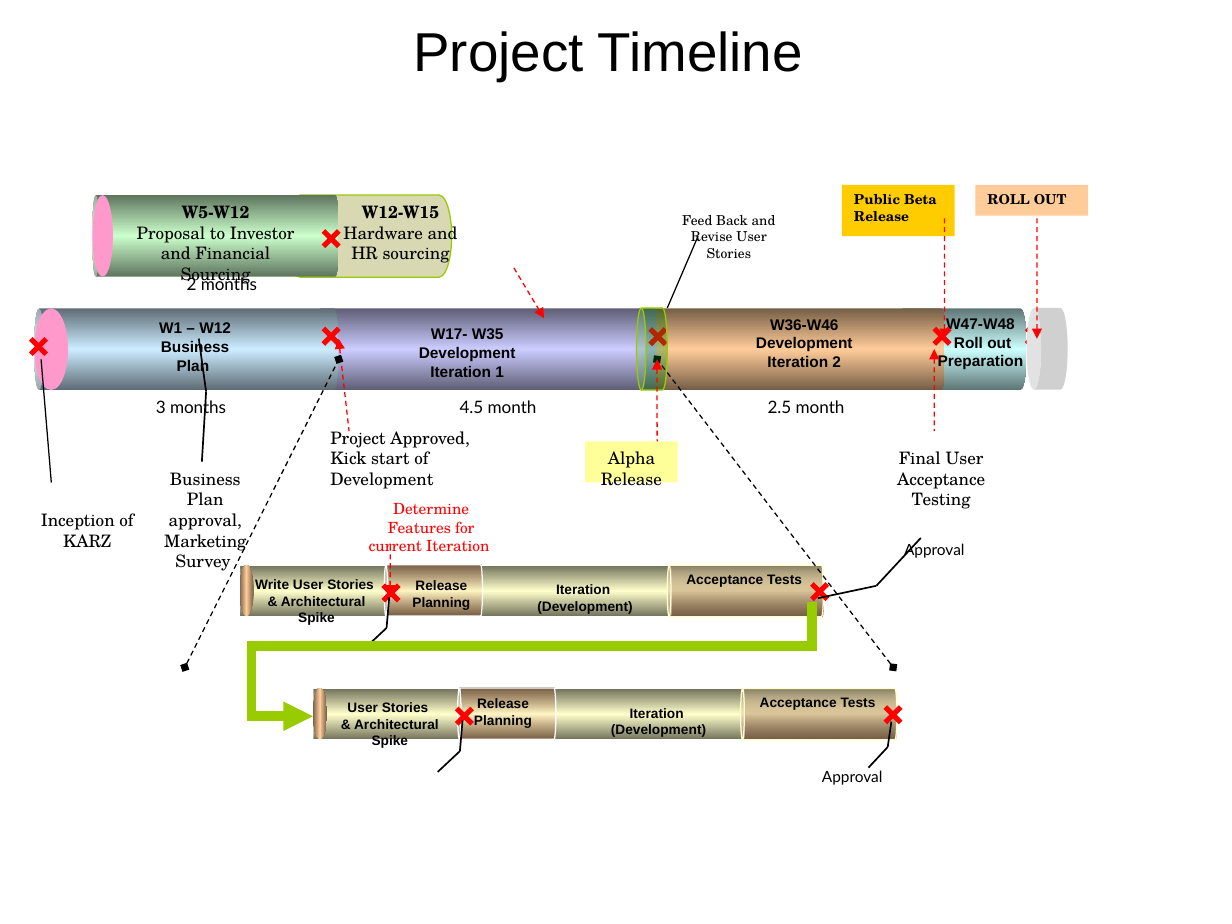
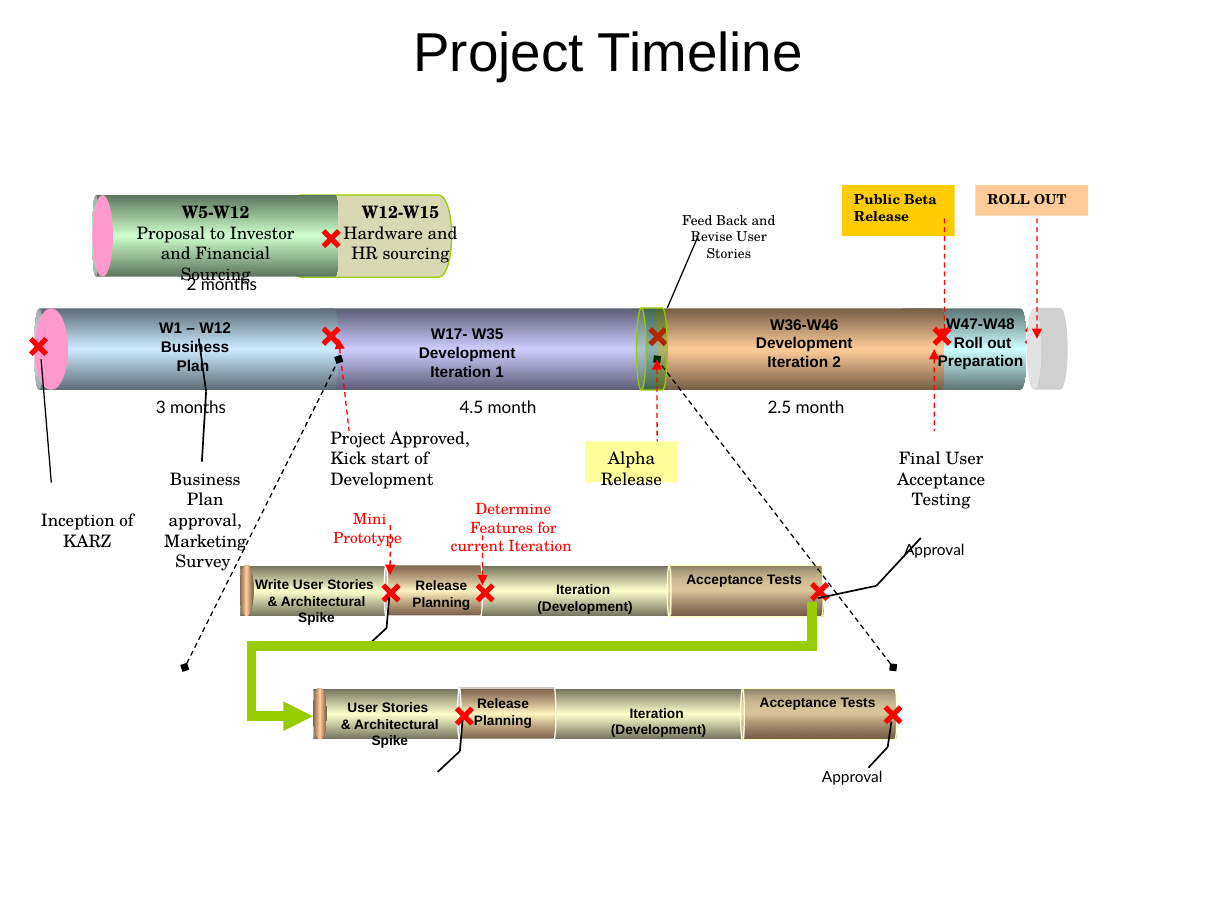
Before and after one commit to sergavster/karz, a slide deck: slide 2 of project-2-technical-plan/Project Karz Timeline.ppt. Drawn at 1232x924 pixels with LibreOffice and Linux fonts; fonts in the diff are those of the drawing; grey boxes stand for pictures. Boxes give left, top, right and bottom in pixels: in the first picture for what was removed or moved away, otherwise in the second. Text is boxed around its words. In the diff, an @@ line names an element or a change of style, - is before the commit and + after.

```diff
--- a/project-2-technical-plan/Project Karz Timeline.ppt
+++ b/project-2-technical-plan/Project Karz Timeline.ppt
@@ arrow removed from (514, 267) to (545, 318) @@
@@ text "Determine Features for current Iteration": place and size @@
-text "Determine Features for current Iteration" at bbox=[369, 503, 489, 557]
+text "Determine Features for current Iteration" at bbox=[451, 503, 571, 557]
@@ text added at bbox=[333, 513, 402, 548], 9 pt, text #FF0000 @@
+Mini Prototype
@@ arrow moved from (391, 595) - (391, 545) to (391, 575) - (391, 524) @@
@@ arrow added from (483, 533) to (483, 585), #FF0000 0.74 pt dashed @@
@@ line added from (478, 585) to (493, 601), #FF0000 3 pt @@
@@ line added from (478, 601) to (493, 585), #FF0000 3 pt @@
```
Also in this commit, not shown: 1 other file.
